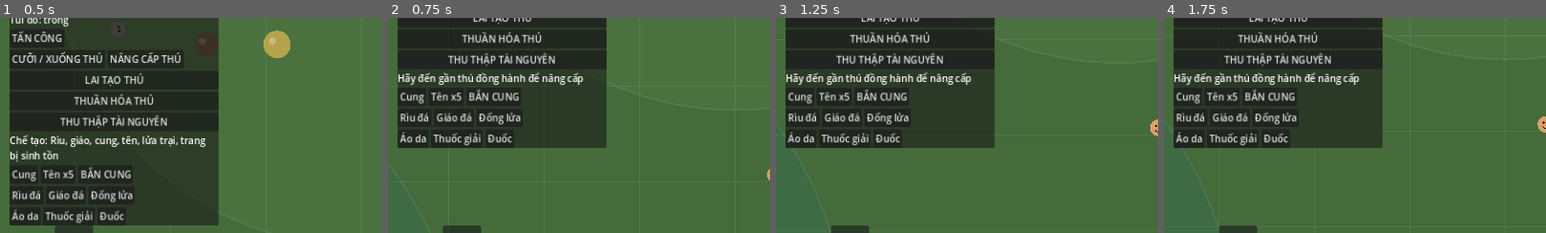
Above: before the commit, frames 1-4 (left to right).
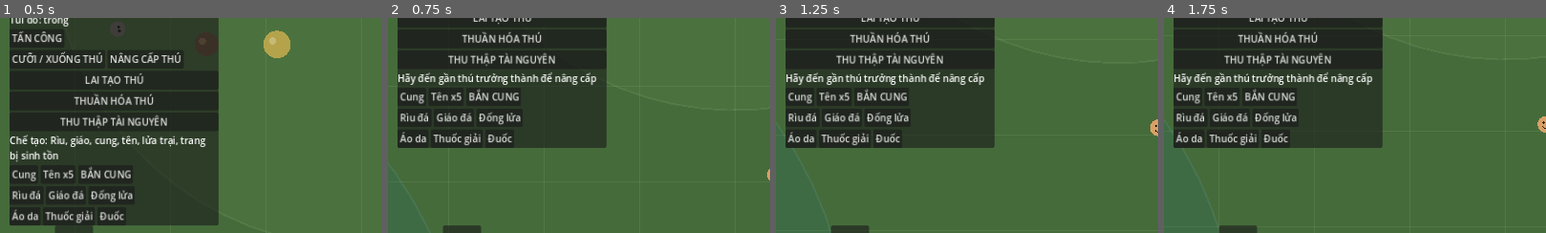
Above: after the commit, the same moments.

Repository: khanhhkt8-hub/Bo-Lac-Tien-Su.
Game: Godot game, scene res://Scenes/Main.tscn
Two runs of this game, one before a commit and one after it. Both use one fixed random seed, a clock stepped at 60 frames per second and the inputs below.
Inputs:
- Up to frame 1 (0.5 s): no input
- Up to frame 2 (0.75 s): click "NÂNG CẤP THÚ" at 0.5 s
- Up to frame 3 (1.25 s): no input
- Up to frame 4 (1.75 s): click "NÂNG CẤP THÚ" at 1.25 s
The pictures show only the part of the screen within x 0-50%, y 25-75%; the shares and areas given below are measured in that part.

Frame 1 is identical in both runs. In frame 2, 0.9% of the frame differs, in the area x 23-55%, y 25-32%; in frame 3, 0.9%; in frame 4, 0.9%.

Commit message:
Prevent upgrading baby companions

Diff:
--- a/Scripts/Player/Player.gd
+++ b/Scripts/Player/Player.gd
@@ -236,14 +236,14 @@
 	var nearest: PrehistoricAnimal
 	var nearest_distance := 150.0
 	for node in get_tree().get_nodes_in_group("tamed_animals"):
-		if not is_instance_valid(node) or not node is PrehistoricAnimal:
-			continue
-		var distance := global_position.distance_to(node.global_position)
-		if distance <= nearest_distance:
-			nearest = node
-			nearest_distance = distance
-	if nearest == null:
-		return "Hãy đến gần thú đồng hành để nâng cấp"
+		if not is_instance_valid(node) or not node is PrehistoricAnimal or node.is_baby:
+			continue
+		var distance := global_position.distance_to(node.global_position)
+		if distance <= nearest_distance:
+			nearest = node
+			nearest_distance = distance
+	if nearest == null:
+		return "Hãy đến gần thú trưởng thành để nâng cấp"
 	if nearest.companion_level >= 3:
 		return "Thú đã đạt cấp tối đa 3"
 	if inventory.get_amount("bone") < 5 or inventory.get_amount("hide") < 3:
